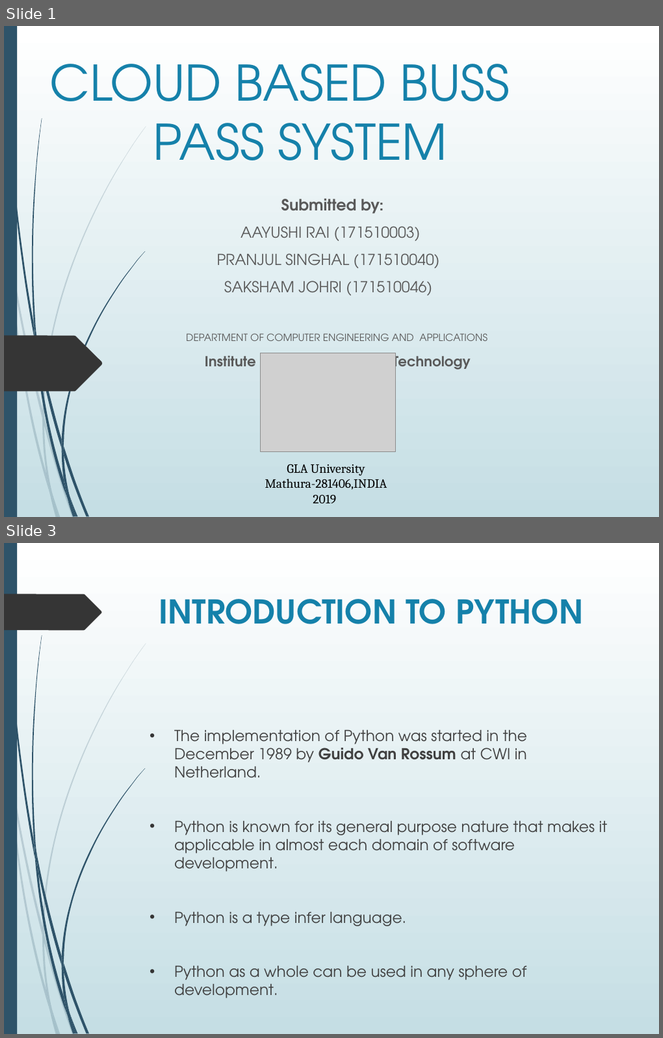
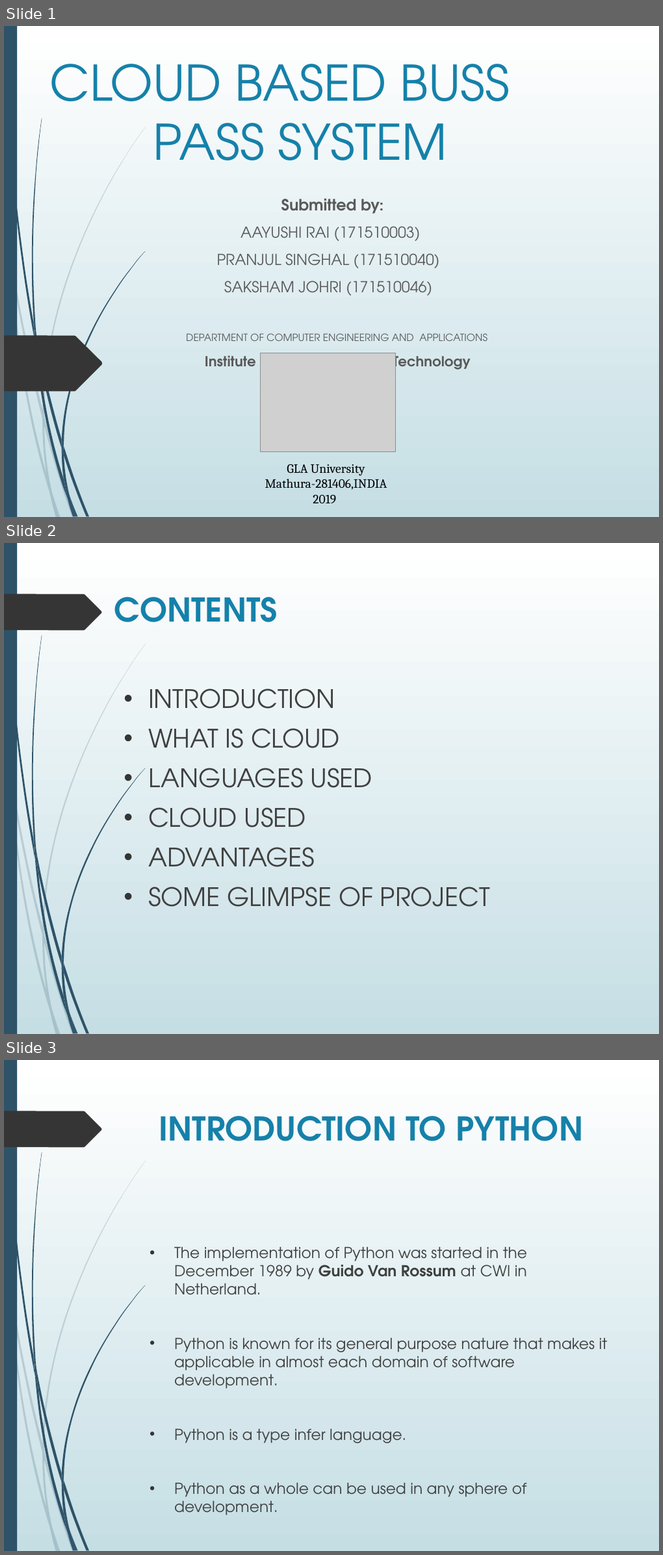
Before and after one commit to aayushi20221/Cloud-Based-Buss-Pass-System, a slide deck: ppt.pptx. Shown one above the other, each under a label of ours: slides 1 and 3 before the commit, slides 1, 2 and 3 after it; the slides between them are not shown. The pictures are 663x1038 and 663x1555 pixels, drawn with LibreOffice and Linux fonts; fonts in the diff are those of the drawing; grey boxes stand for pictures. Boxes give left, top, right and bottom in pixels: in the first picture for what was removed or moved away, otherwise in the second. Text is boxed around its words. In the diff, an @@ line names an element or a change of style, - is before the commit and + after.

```diff
--- a/ppt.pptx
+++ b/ppt.pptx
@@ slide 2 added at <box>4,543,659,1034</box>, background gradient #FFFFFF to #C5DEE5; not listed: 24 template elements that a slide beside it also shows @@
@@ title added at <box>114,597,278,622</box>, 36 pt, text #1581AA, bold @@
+CONTENTS
@@ text added at <box>148,689,490,907</box>, 28 pt, text #404040 @@
+• INTRODUCTION
+• WHAT IS CLOUD
+• LANGUAGES USED
+• CLOUD USED
+• ADVANTAGES
+• SOME GLIMPSE OF PROJECT
```
Also in this commit, not shown: 1 slide removed.
